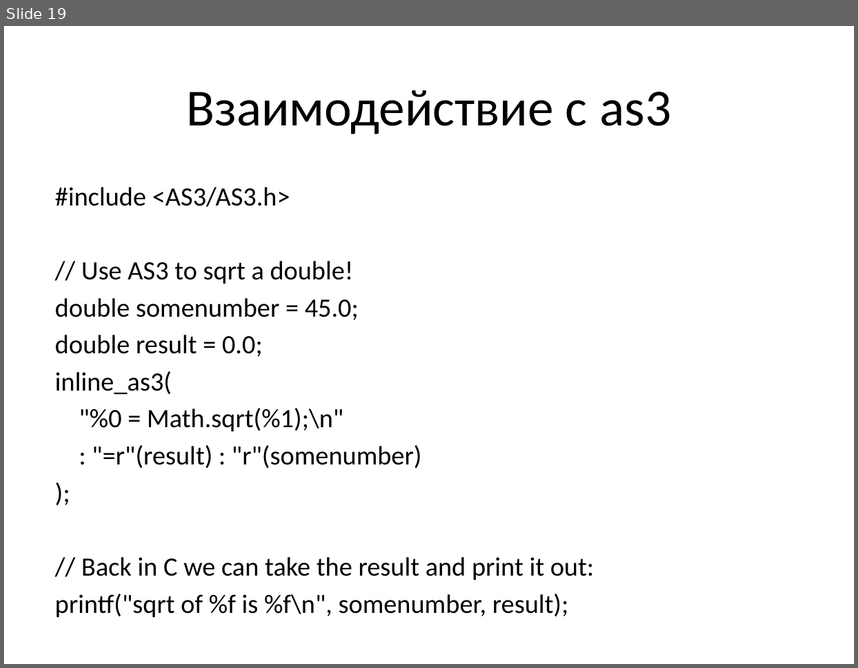
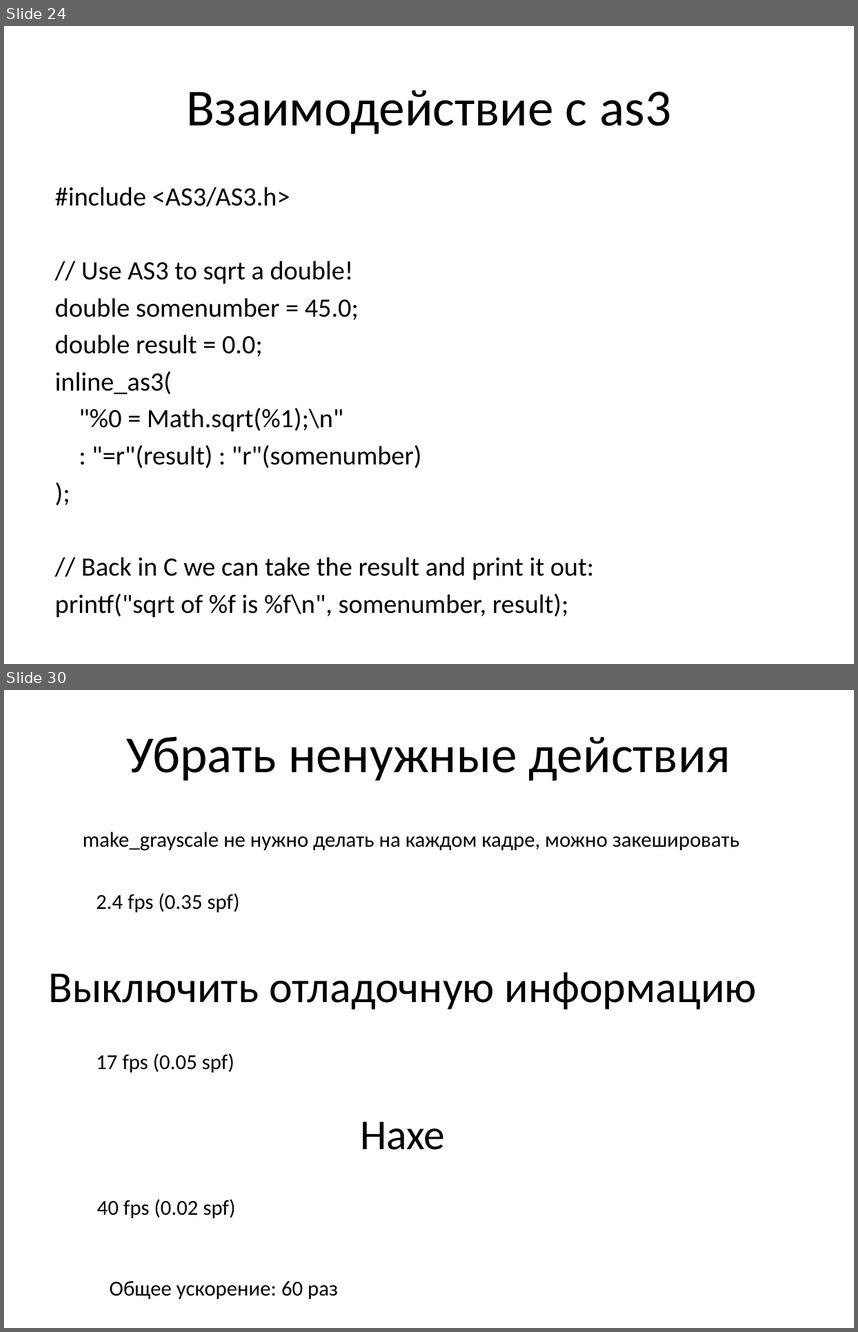
Before and after one commit to schadov/241m-lectures, a slide deck: haxe.pptx. Shown one above the other, each under a label of ours: slide 19 before the commit, slides 24 and 30 after it; the slides between them are not shown. The pictures are 858x668 and 858x1332 pixels, drawn with LibreOffice and Linux fonts; fonts in the diff are those of the drawing. Boxes give left, top, right and bottom in pixels: in the first picture for what was removed or moved away, otherwise in the second. Text is boxed around its words. In the diff, an @@ line names an element or a change of style, - is before the commit and + after.

Commit message:
haxe fix

```diff
--- a/haxe.pptx
+++ b/haxe.pptx
@@ slide 30 added at (x1=4, y1=690, x2=854, y2=1328), background #FFFFFF @@
@@ title added at (x1=126, y1=736, x2=731, y2=781), 44 pt, text #000000 @@
+Убрать ненужные действия
@@ text added at (x1=83, y1=831, x2=740, y2=851), 18 pt, text #000000 @@
+make_grayscale не нужно делать на каждом кадре, можно закешировать
@@ text added at (x1=96, y1=893, x2=240, y2=912), 18 pt, text #000000 @@
+2.4 fps (0.35 spf)
@@ text added at (x1=49, y1=972, x2=757, y2=1009), 37.4 pt, text #000000 @@
+Выключить отладочную информацию
@@ text added at (x1=96, y1=1053, x2=234, y2=1072), 18 pt, text #000000 @@
+17 fps (0.05 spf)
@@ text added at (x1=360, y1=1121, x2=445, y2=1150), 36 pt, text #000000 @@
+Haxe
@@ text added at (x1=97, y1=1199, x2=236, y2=1218), 18 pt, text #000000 @@
+40 fps (0.02 spf)
@@ text added at (x1=110, y1=1281, x2=338, y2=1299), 18 pt, text #000000 @@
+Общее ускорение: 60 раз
@@ what was slide 19 is now slide 24 @@
```
Also in this commit, not shown: 1 slide changed, 10 other slides added.
